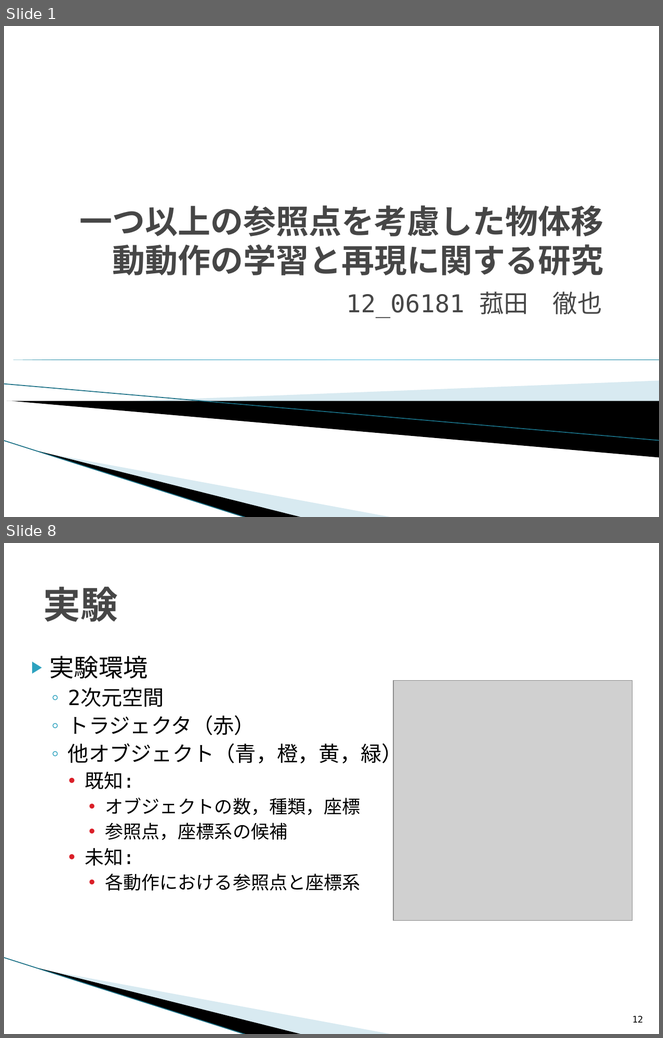
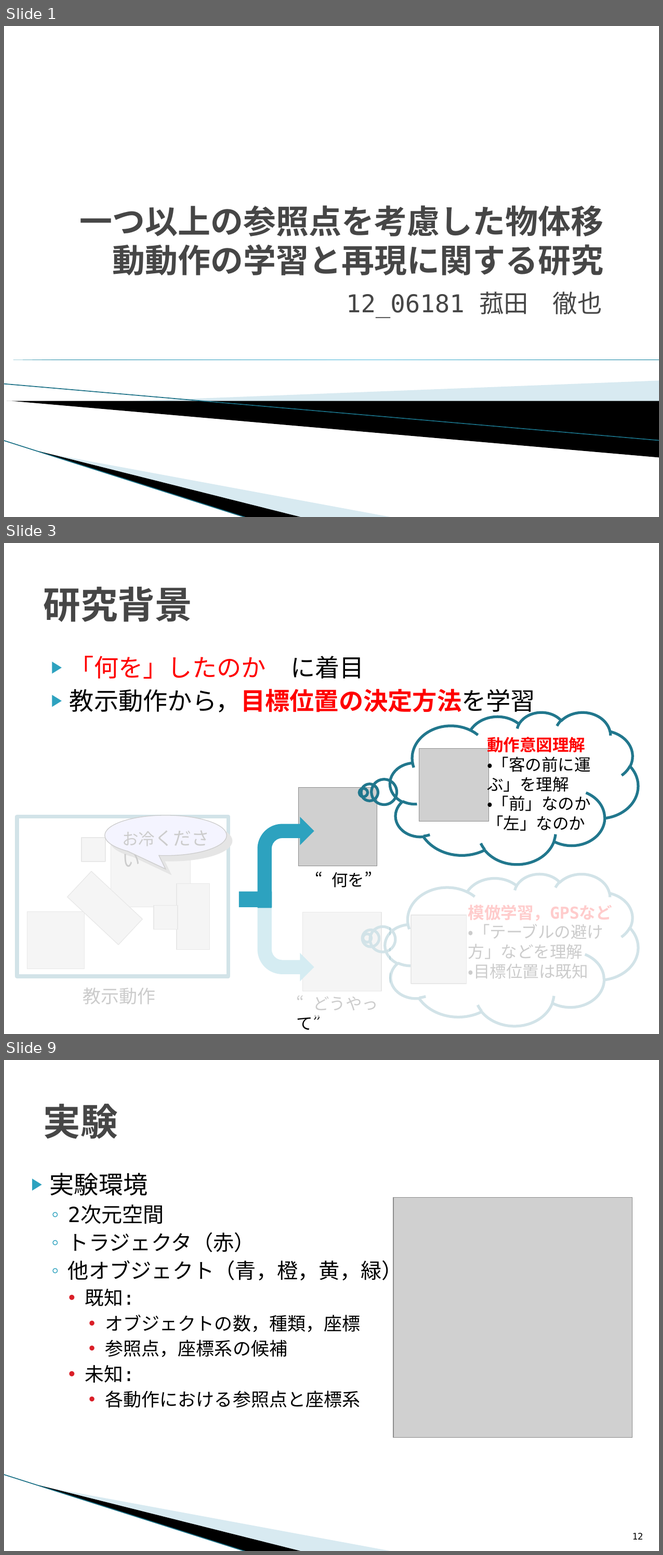
Before and after one commit to TetsuyaKomota/GitforEclipseTest, a slide deck: IntentionLearning/memo/presentation/卒論発表会スライド.pptx. Shown one above the other, each under a label of ours: slides 1 and 8 before the commit, slides 1, 3 and 9 after it; the slides between them are not shown. The pictures are 663x1038 and 663x1555 pixels, drawn with LibreOffice and Linux fonts; fonts in the diff are those of the drawing; grey boxes stand for pictures; background and template pictures are left out. Boxes give left, top, right and bottom in pixels: in the first picture for what was removed or moved away, otherwise in the second. Text is boxed around its words. In the diff, an @@ line names an element or a change of style, - is before the commit and + after.

```diff
--- a/IntentionLearning/memo/presentation/卒論発表会スライド.pptx
+++ b/IntentionLearning/memo/presentation/卒論発表会スライド.pptx
@@ slide 3 added at [4,543,659,1034], background #FFFFFF @@
@@ title added at [43,587,192,622], 41 pt, text #464646, bold @@
+研究背景
@@ text added at [70,656,535,716], 27 pt, text #FF0000 @@
+▶ 「何を」したのか に着目
+▶ 教示動作から，目標位置の決定方法を学習
@@ thought cloud added at [390,712,638,864], outline #21788D 3 pt @@
@@ text added at [487,737,591,831], 18 pt, text #000000 @@
+動作意図理解
+・「客の前に運ぶ」を理解
+・「前」なのか
+「左」なのか
@@ picture added at [419,749,490,822] @@
@@ picture added at [298,787,377,866] @@
@@ rectangle added at [12,794,234,1017], fill #FFFFFF at 80% opacity @@
@@ rectangle added at [17,817,229,977], outline #21788D 4.33 pt @@
@@ freeform shape added at [105,815,227,869], fill #CCCCFF, outline #000000 0.75 pt @@
@@ bent arrow added at [258,817,314,899], fill #2DA2BF @@
@@ picture added at [81,838,105,861] @@
@@ picture added at [111,835,190,908] @@
@@ text added at [122,831,209,867], 20 pt, text #000000 @@
+お冷ください
@@ picture added at [67,872,143,945] @@
@@ picture added at [176,884,210,950] @@
@@ text added at [332,872,372,888], 18 pt, text #000000 @@
+“何を”
@@ thought cloud added at [385,874,638,1026], outline #21788D 3 pt @@
@@ rectangle added at [390,871,656,1029], fill #FFFFFF at 80% opacity @@
@@ right arrow added at [239,891,272,908], fill #2DA2BF @@
@@ bent arrow added at [258,901,314,981], fill #2DA2BF @@
@@ picture added at [27,912,84,969] @@
@@ picture added at [154,905,178,929] @@
@@ rectangle added at [239,909,390,1017], fill #FFFFFF at 80% opacity @@
@@ picture added at [303,913,382,991] @@
@@ picture added at [412,915,467,984] @@
@@ text added at [468,905,612,979], 18 pt, text #000000 @@
+模倣学習，GPSなど
+・「テーブルの避け方」などを理解
+・目標位置は既知
@@ text added at [83,988,155,1005], 20 pt, text #000000 @@
+教示動作
@@ text added at [297,997,378,1030], 18 pt, text #000000 @@
+“どうやって”
@@ what was slide 8 is now slide 9 @@
```
Also in this commit, not shown: 1 slide changed, 9 other slides added, 2 other files.
